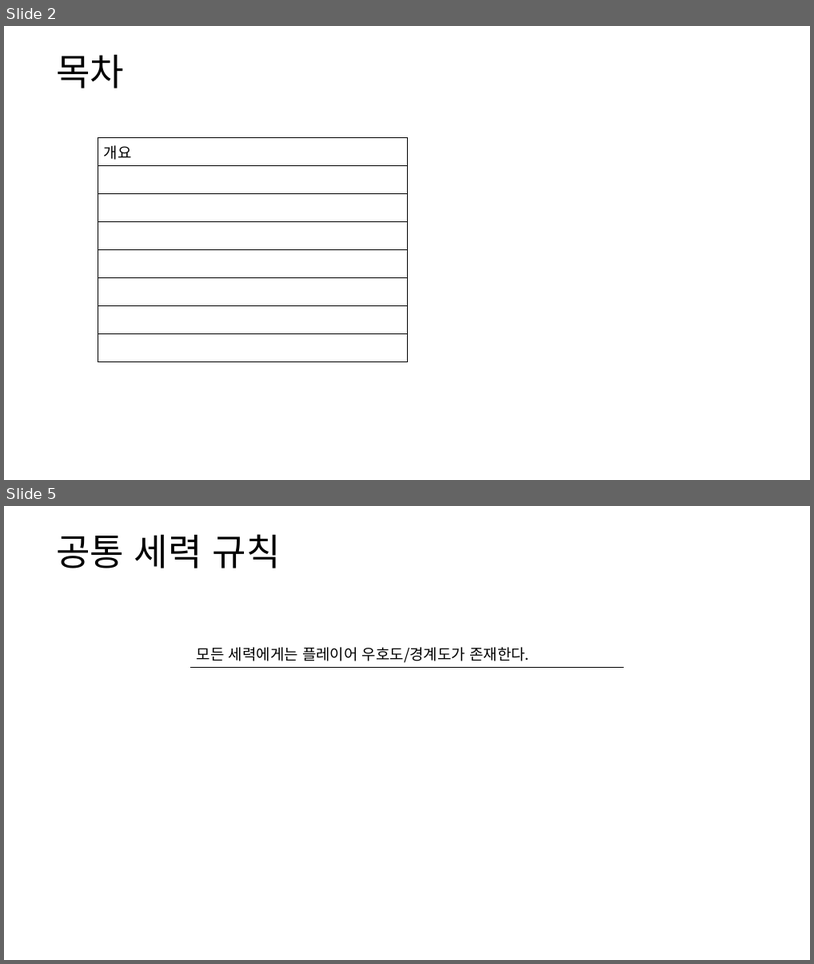
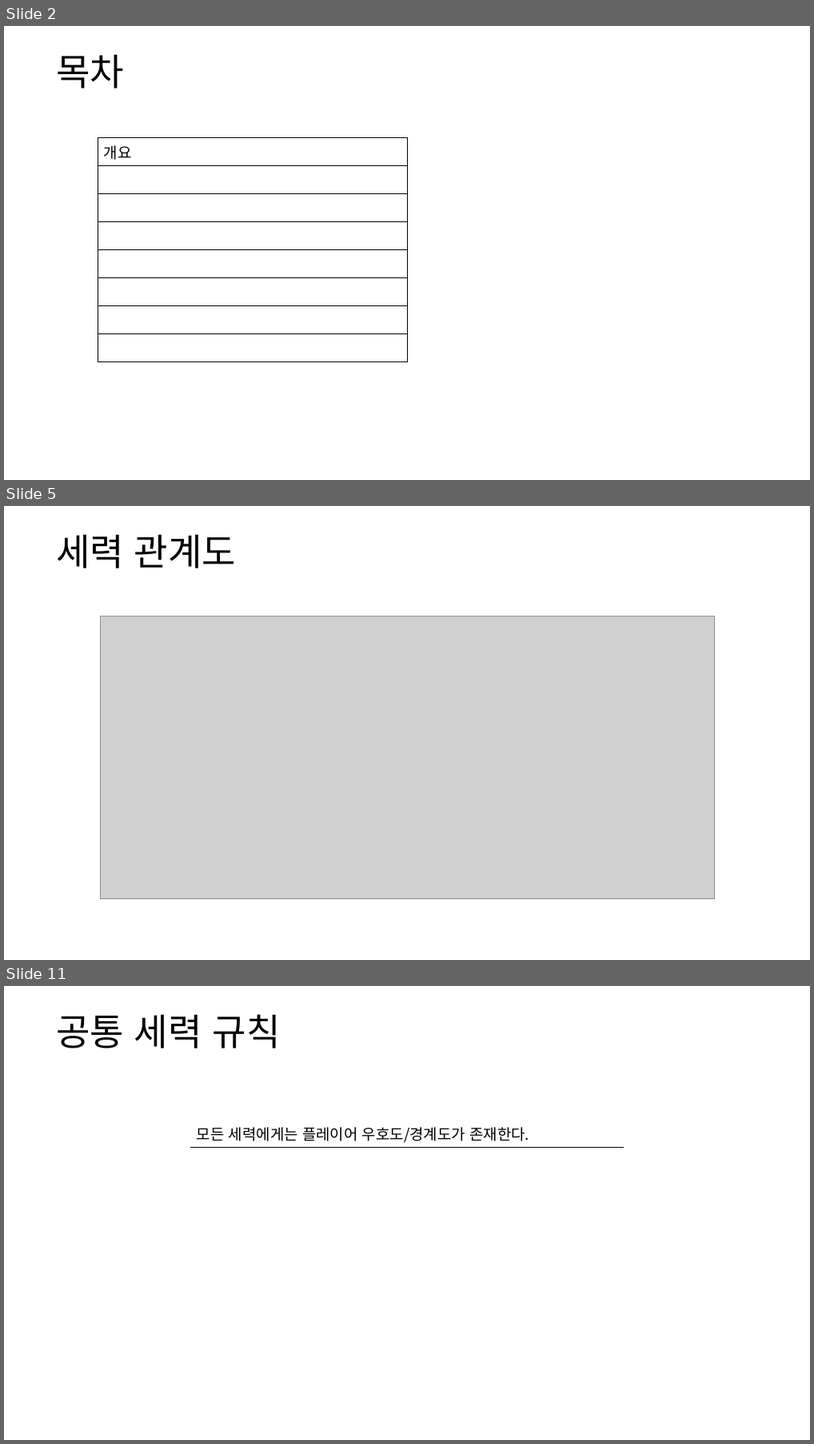
Before and after one commit to yjk0401/unityenginebasic_9th, a slide deck: 기획/방랑엽사전/세력 시스템 기획서.pptx. Shown one above the other, each under a label of ours: slides 2 and 5 before the commit, slides 2, 5 and 11 after it; the slides between them are not shown. The pictures are 814x964 and 814x1444 pixels, drawn with LibreOffice and Linux fonts; fonts in the diff are those of the drawing; grey boxes stand for pictures. Boxes give left, top, right and bottom in pixels: in the first picture for what was removed or moved away, otherwise in the second. Text is boxed around its words. In the diff, an @@ line names an element or a change of style, - is before the commit and + after.

```diff
--- a/기획/방랑엽사전/세력 시스템 기획서.pptx
+++ b/기획/방랑엽사전/세력 시스템 기획서.pptx
@@ slide 5 added at (4,506,810,960), background #FFFFFF @@
@@ text added at (56,534,236,568), 44 pt, text #000000 @@
+세력 관계도
@@ picture added at (100,616,715,898) @@
@@ what was slide 5 is now slide 11 @@
```
Also in this commit, not shown: 2 slides changed, 5 other slides added, 2 other files.
